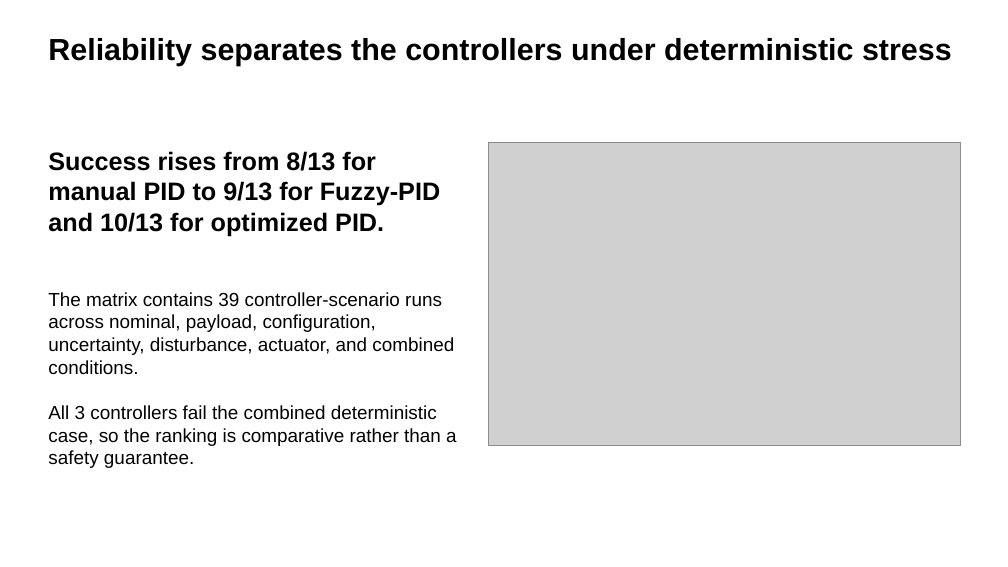
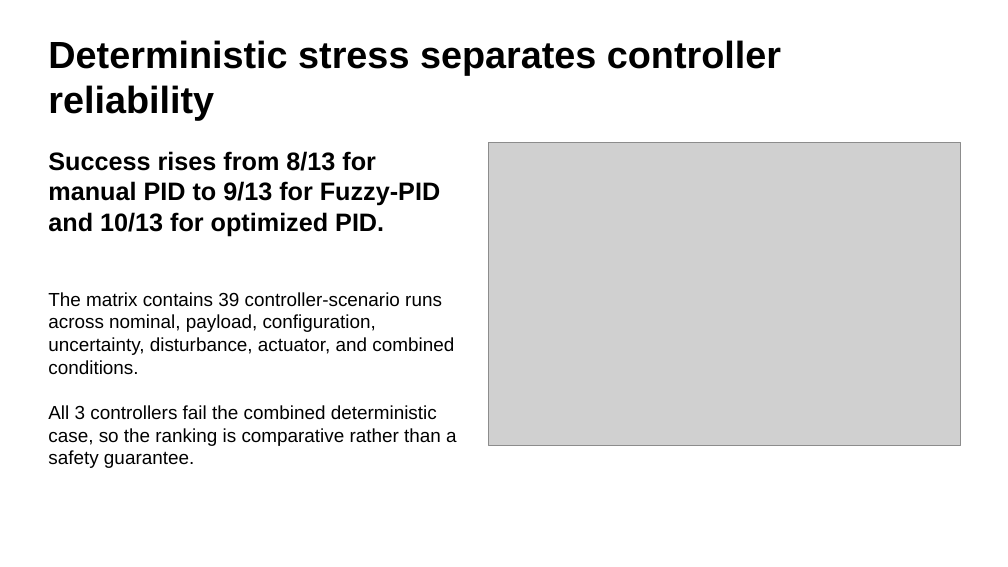
Before and after one commit to yzh423/PID-MATLAB, a slide deck: slide 5 of presentation/final_presentation.pptx. Drawn at 1008x567 pixels with LibreOffice and Linux fonts; fonts in the diff are those of the drawing; grey boxes stand for pictures. Boxes give left, top, right and bottom in pixels: in the first picture for what was removed or moved away, otherwise in the second. Text is boxed around its words. In the diff, an @@ line names an element or a change of style, - is before the commit and + after.

```diff
--- a/presentation/final_presentation.pptx
+++ b/presentation/final_presentation.pptx
@@ text at [48, 40, 781, 120]: text changed; size 29 to 36 pt @@
-Reliability separates the controllers under deterministic stress
+Deterministic stress separates controller reliability
```
Also in this commit, not shown: 6 other slides changed, 29 other files.
